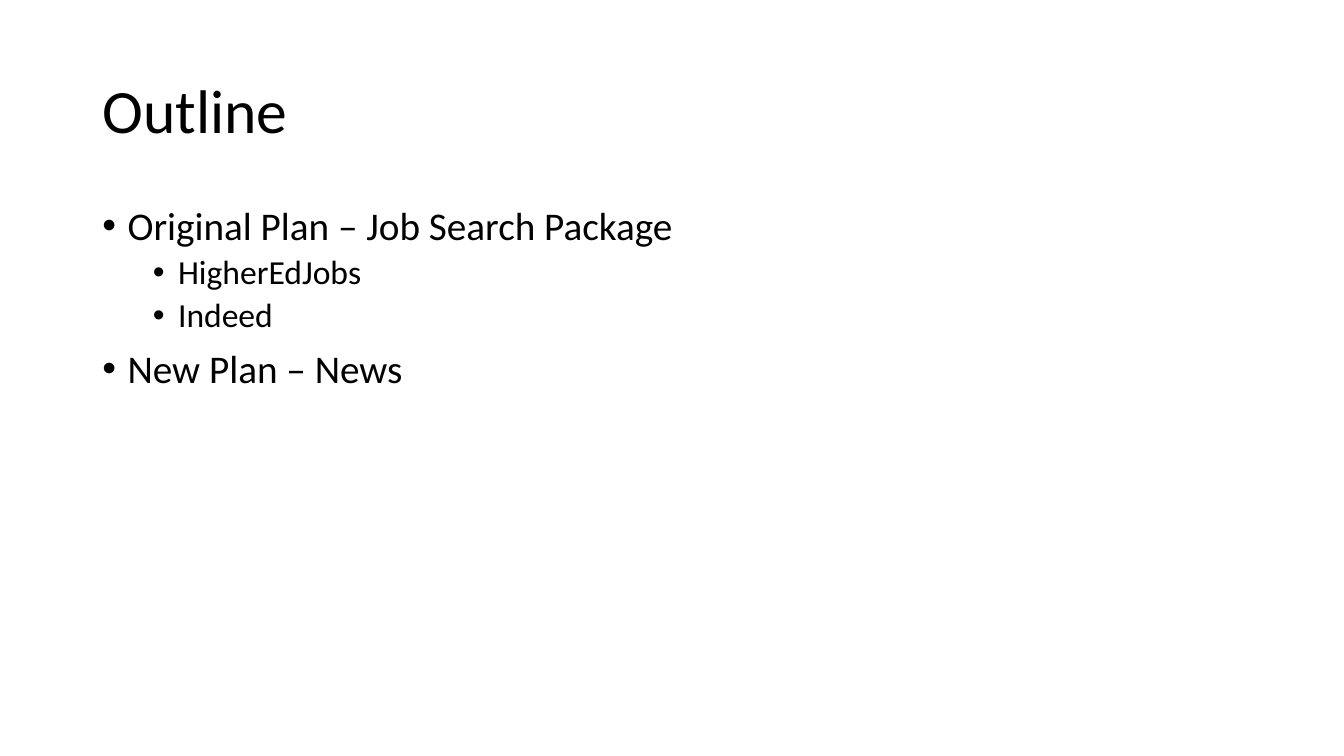
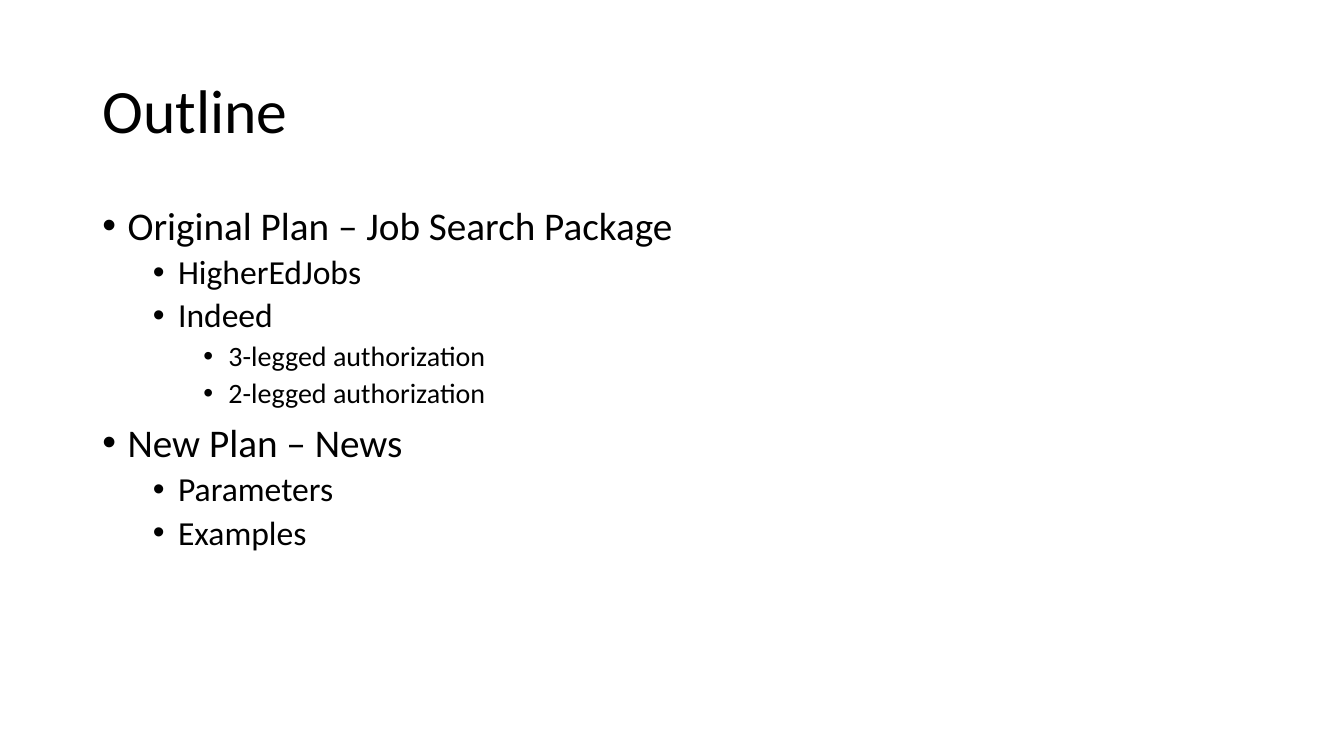
Before and after one commit to eshitazaman/stat585-project, a slide deck: slide 2 of woRldnews.pptx. Drawn at 1344x756 pixels with LibreOffice and Linux fonts; fonts in the diff are those of the drawing. Boxes give left, top, right and bottom in pixels: in the first picture for what was removed or moved away, otherwise in the second. Text is boxed around its words. In the diff, an @@ line names an element or a change of style, - is before the commit and + after.

Commit message:
Add files via upload
updated presentation

```diff
--- a/woRldnews.pptx
+++ b/woRldnews.pptx
@@ text at (228, 346, 485, 408): paragraphs added @@
+    • 3-legged authorization
+    • 2-legged authorization
@@ text at (178, 479, 333, 551): paragraphs added @@
+  • Parameters
+  • Examples
```
Also in this commit, not shown: 3 other slides changed.
